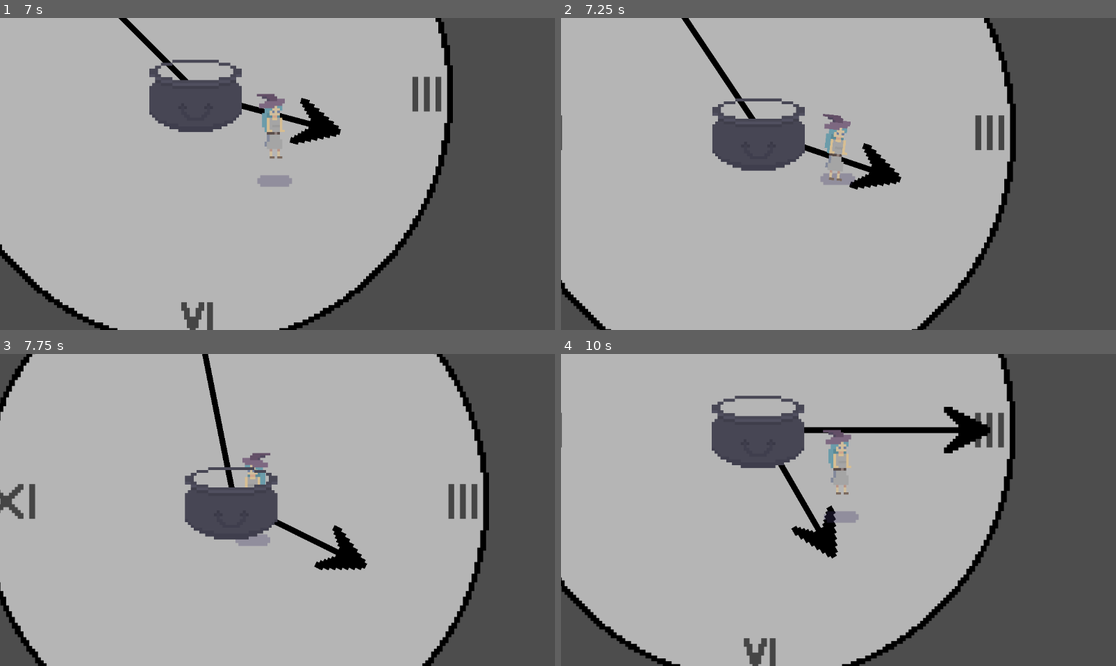
Above: before the commit, frames 1-4 (two rows, left to right).
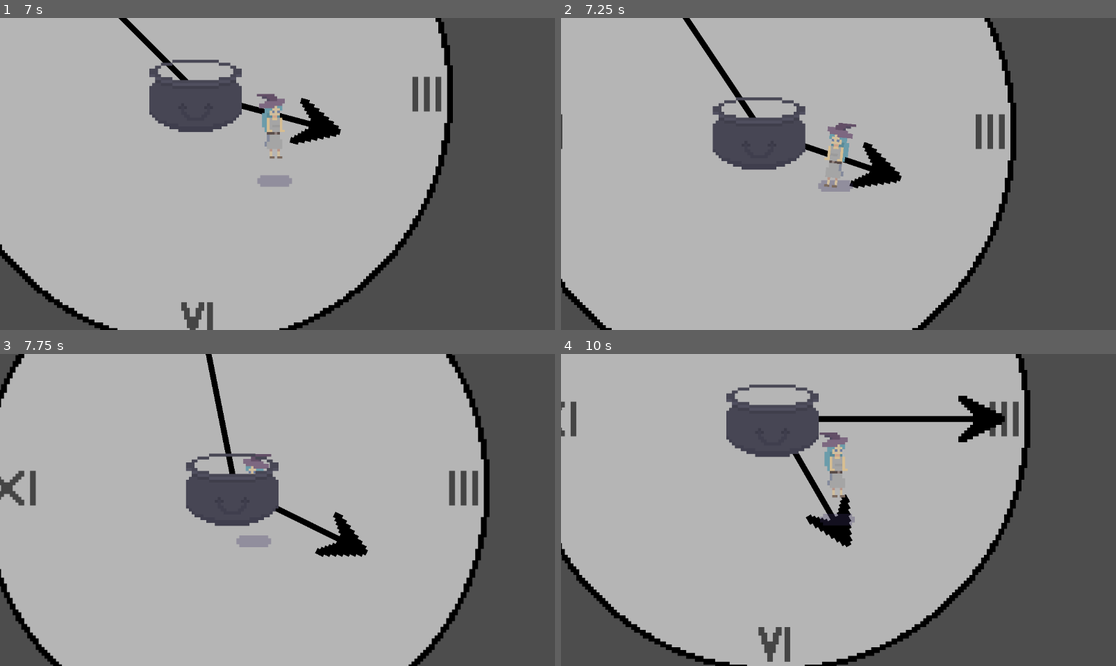
Above: after the commit, the same moments.

Repository: arrowira/miniJam189
Game: Godot game, scene res://Scenes/main.tscn
Two runs of this game, one before a commit and one after it. Both use one fixed random seed, a clock stepped at 60 frames per second and the inputs below.
Inputs:
- Up to frame 1 (7 s): hold A (right) 0.53-1.28 s; tap Space (jump) at 0.77, 1.52, 3.02, 3.77, 4.52, 6.02, 6.77 s; hold S (down) 1.28-2.03 s; hold A (right) 2.03-2.78 s; hold W (up) 2.78-3.53 s; hold D (left) 3.53-5.03 s; hold S (down) 5.03-5.78 s; hold A (right) 5.78-6.53 s; hold W (up) from 6.53 s (still down)
- Up to frame 2 (7.25 s): keep holding W (up)
- Up to frame 3 (7.75 s): release W (up) at 7.28 s; hold A (right) from 7.28 s (still down); tap Space (jump) at 7.52 s
- Up to frame 4 (10 s): release A (right) at 8.03 s; hold S (down) 8.03-8.78 s; hold D (left) 8.78-9.53 s; tap Space (jump) at 9.02, 9.77 s; hold W (up) from 9.53 s (still down)

Frame 1 is identical in both runs. In frame 2, 2.2% of the frame differs, in the area x 0-83%, y 0-100%; in frame 3, 7.3%; in frame 4, 12%, in the area x 0-85%, y 0-100%.

Commit message:
IForgotToSave

Diff:
--- a/minijam189/Scenes/clock.tscn
+++ b/minijam189/Scenes/clock.tscn
@@ -22,7 +22,6 @@
 texture = ExtResource("4_sxq22")
 
 [node name="StaticBody2D" type="StaticBody2D" parent="littleHand"]
-collision_layer = 0
 
 [node name="CollisionShape2D" type="CollisionShape2D" parent="littleHand/StaticBody2D"]
 position = Vector2(-1, -670.5)
